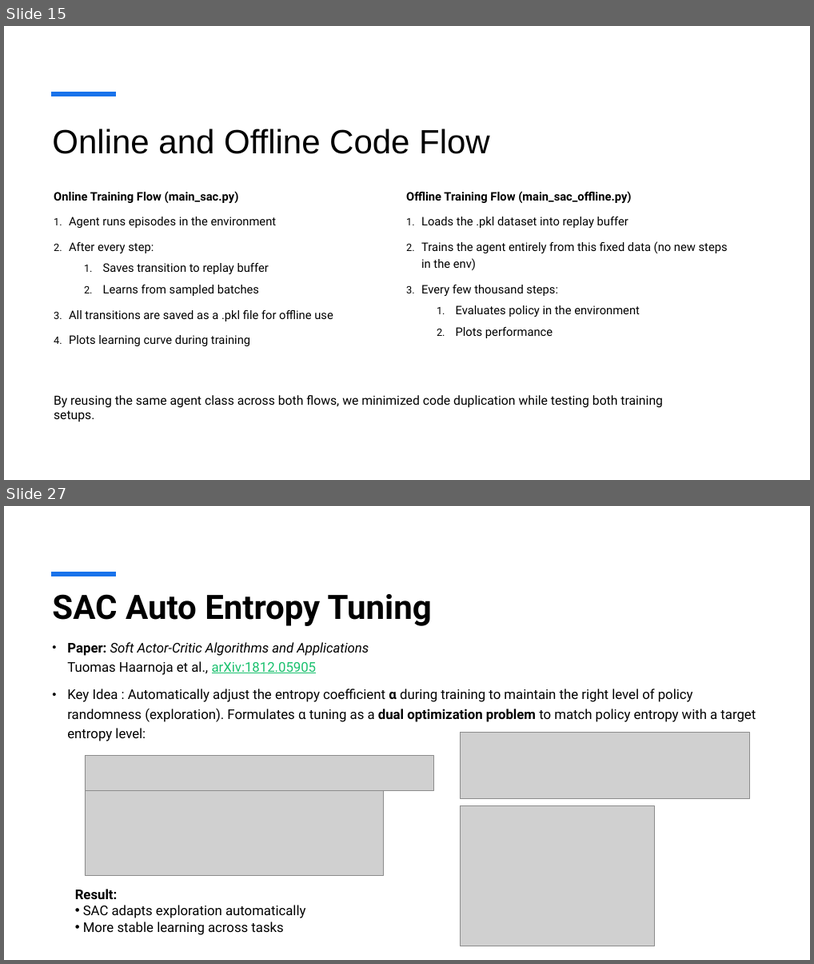
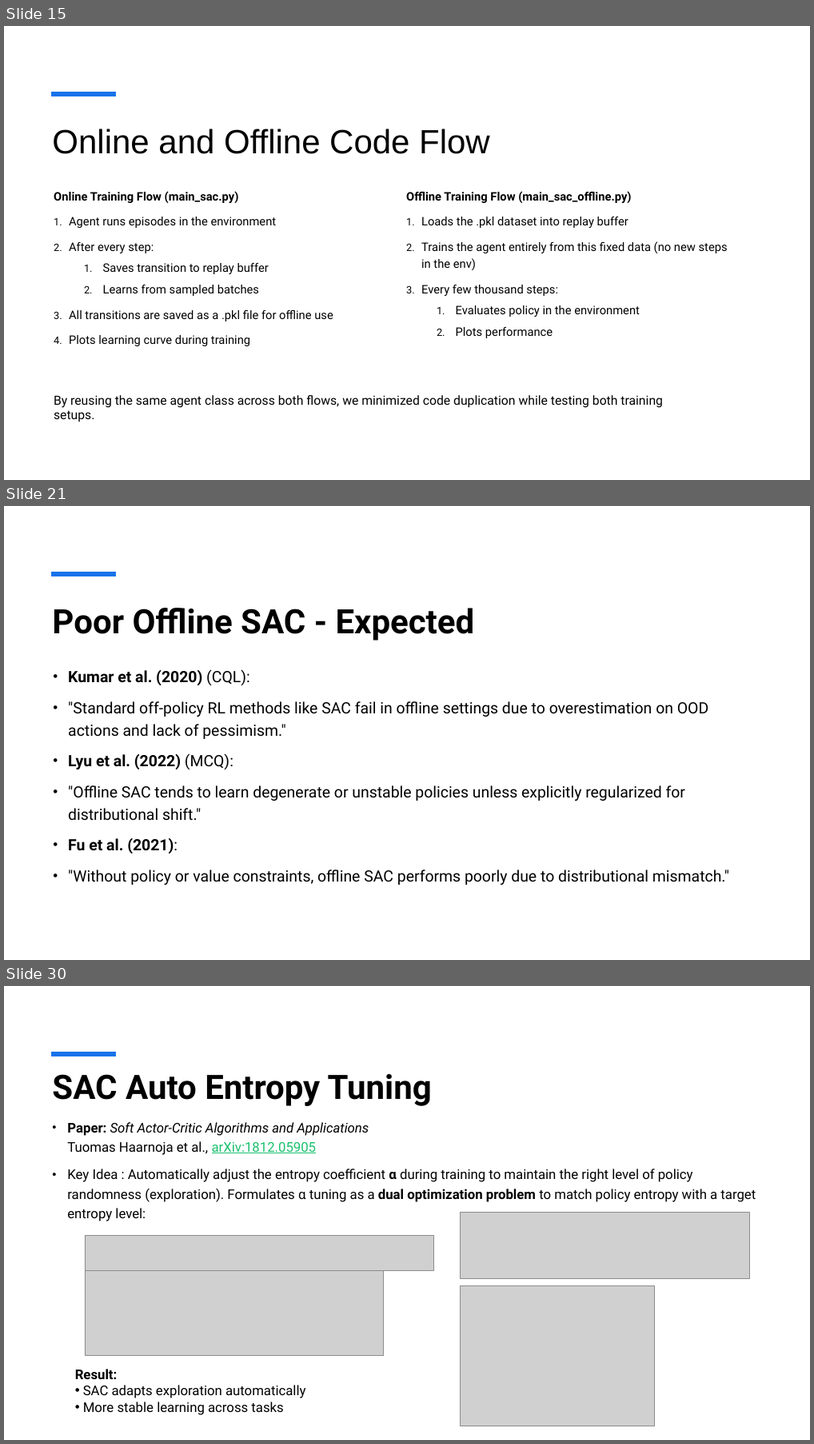
Before and after one commit to viszwak/rl-sample-efficiency, a slide deck: investigations/presentation/SAC.pptx. Shown one above the other, each under a label of ours: slides 15 and 27 before the commit, slides 15, 21 and 30 after it; the slides between them are not shown. The pictures are 814x964 and 814x1444 pixels, drawn with LibreOffice and Linux fonts; fonts in the diff are those of the drawing; grey boxes stand for pictures. Boxes give left, top, right and bottom in pixels: in the first picture for what was removed or moved away, otherwise in the second. Text is boxed around its words. In the diff, an @@ line names an element or a change of style, - is before the commit and + after.

```diff
--- a/investigations/presentation/SAC.pptx
+++ b/investigations/presentation/SAC.pptx
@@ slide 21 added at (x1=4, y1=506, x2=810, y2=960), background #FFFFFF; not listed: 1 template element that a slide beside it also shows @@
@@ title added at (x1=52, y1=608, x2=475, y2=640), 40 pt, text #000000, bold @@
+Poor Offline SAC - Expected
@@ text added at (x1=68, y1=669, x2=730, y2=884), 18.5 pt, text #000000 @@
+• Kumar et al. (2020) (CQL):
+• "Standard off-policy RL methods like SAC fail in offline settings due to overestimation on OOD actions and lack of pessimism."
+• Lyu et al. (2022) (MCQ):
+• "Offline SAC tends to learn degenerate or unstable policies unless explicitly regularized for distributional shift."
+• Fu et al. (2021):
+• "Without policy or value constraints, offline SAC performs poorly due to distributional mismatch."
@@ what was slide 27 is now slide 30 @@
```
Also in this commit, not shown: 3 slides changed, 11 other slides added, 9 slides removed, 1 other file.
